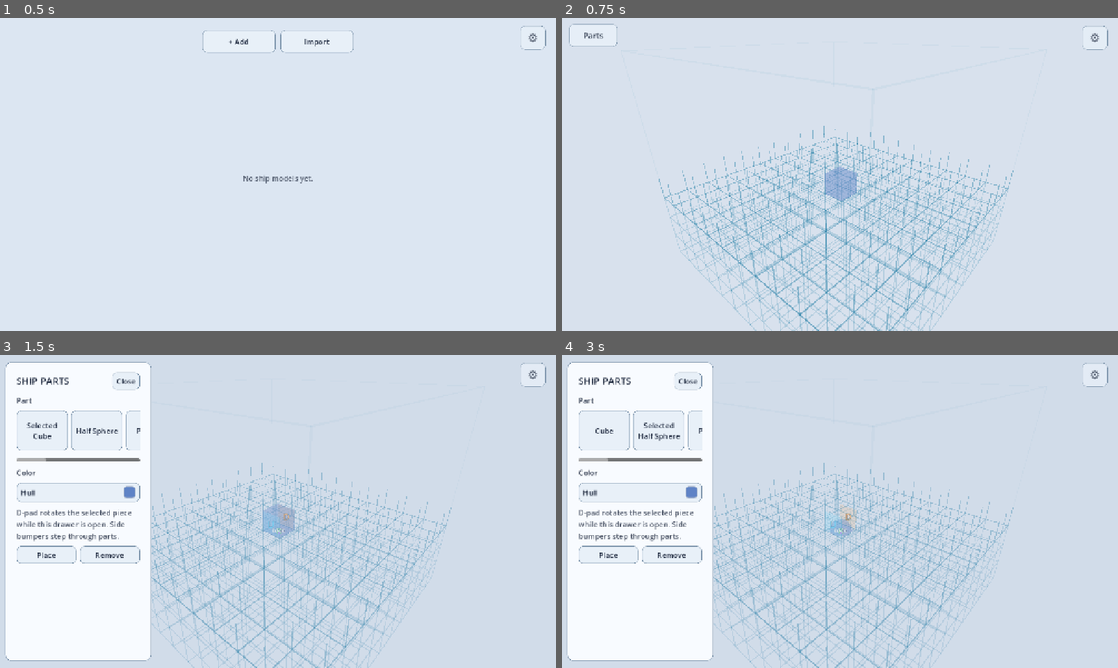
Above: before the commit, frames 1-4 (two rows, left to right).
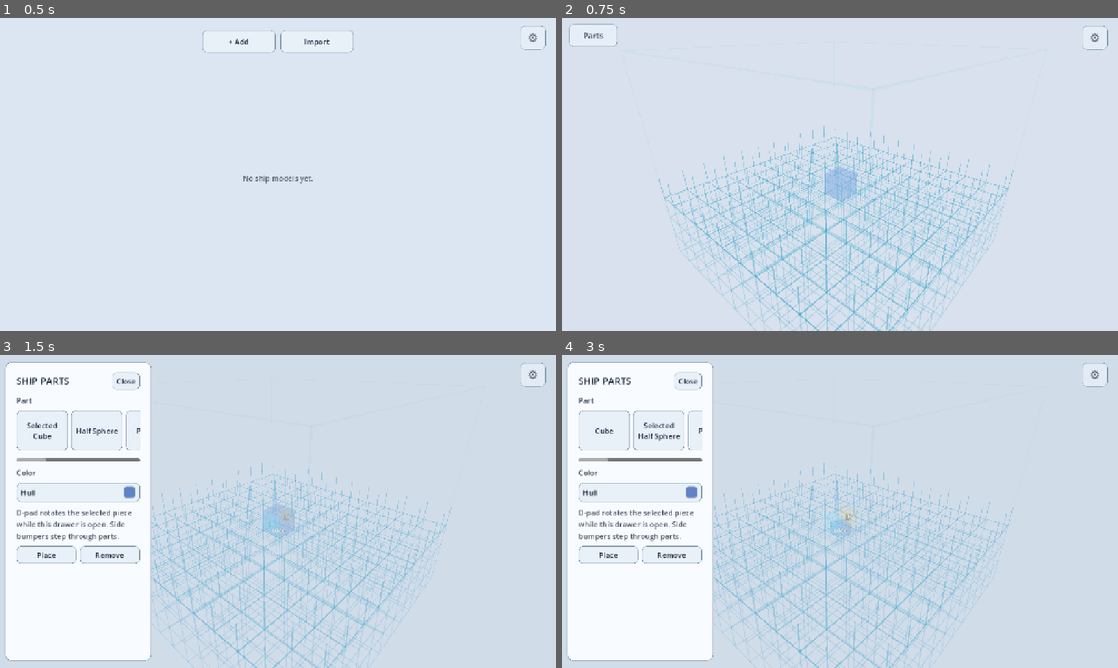
Above: after the commit, the same moments.

Repository: AkitaAttribute/SpaceMinerGame
Game: Godot game, scene res://main.tscn
The game is run twice, just before and just after one commit, with the same random seed, the same clock (stepped at 60 frames per second) and the same inputs.
Inputs:
- Up to frame 1 (0.5 s): no input
- Up to frame 2 (0.75 s): click "+ Add" at 0.5 s
- Up to frame 3 (1.5 s): click "Parts" at 1.25 s
- Up to frame 4 (3 s): click "Selected Cube" at 2 s; click "Half Sphere" at 2.75 s

Frame 1 is identical in both runs. In frame 2, 0.1% of the frame differs, in the area x 22-75%, y 40-97%; in frame 3, less than 0.1%; in frame 4, less than 0.1%.

Commit message:
Restore Filmic tonemapping for scene rendering

Diff:
--- a/scripts/main.gd
+++ b/scripts/main.gd
@@ -210,7 +210,7 @@
     environment.ambient_light_source = Environment.AMBIENT_SOURCE_COLOR
     environment.ambient_light_color = Color(0.72, 0.79, 0.92)
     environment.ambient_light_energy = 0.24
-    environment.tonemap_mode = Environment.TONE_MAPPER_LINEAR
+    environment.tonemap_mode = Environment.TONE_MAPPER_FILMIC
     world_environment.environment = environment
     add_child(world_environment)
 
